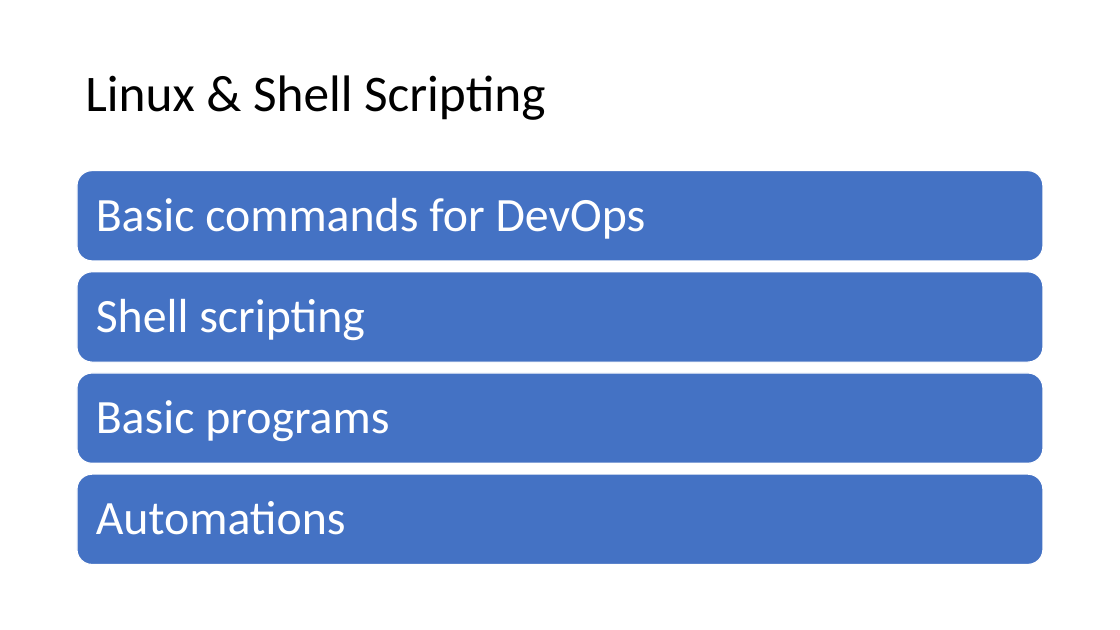
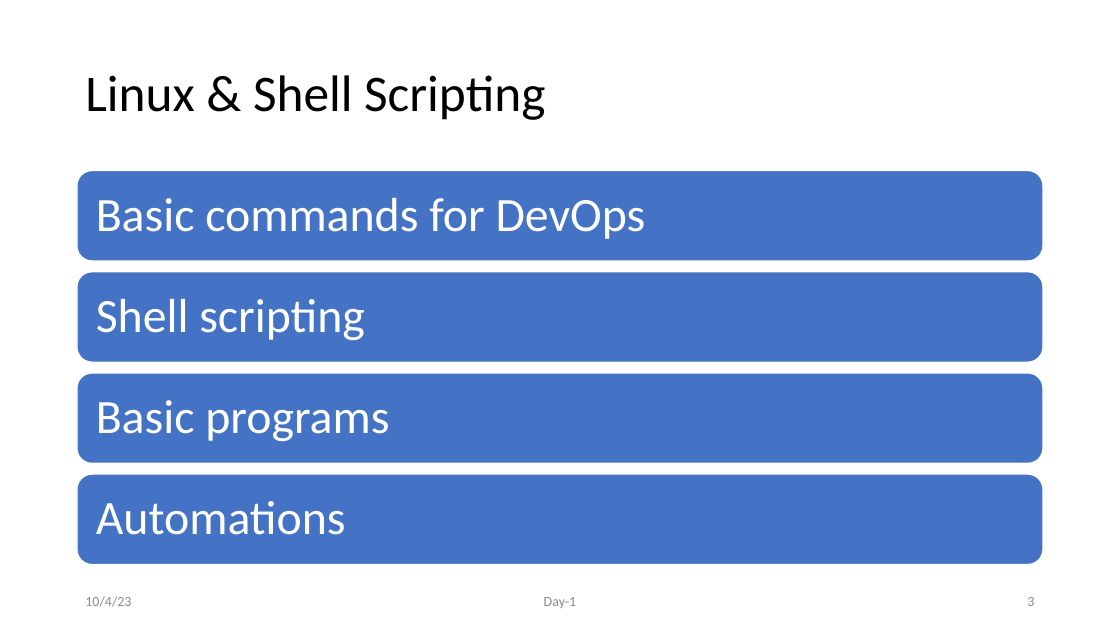
Before and after one commit to anveshmuppeda/DevOps, a slide deck: slide 3 of classes/Day1/class1.pptx. Drawn at 1120x630 pixels with LibreOffice and Linux fonts; fonts in the diff are those of the drawing. Boxes give left, top, right and bottom in pixels: in the first picture for what was removed or moved away, otherwise in the second. Text is boxed around its words. In the diff, an @@ line names an element or a change of style, - is before the commit and + after.

```diff
--- a/classes/Day1/class1.pptx
+++ b/classes/Day1/class1.pptx
@@ text added at (85,596,131,607), 12 pt, text #8C8C8C @@
+10/4/23
@@ text added at (544,597,576,608), 12 pt, text #8C8C8C @@
+Day-1
@@ page number added at (1027,597,1034,606), 12 pt, text #8C8C8C @@
+3
```
Also in this commit, not shown: 7 other slides changed, 2 slides added, 1 slide removed, 1 other file.
